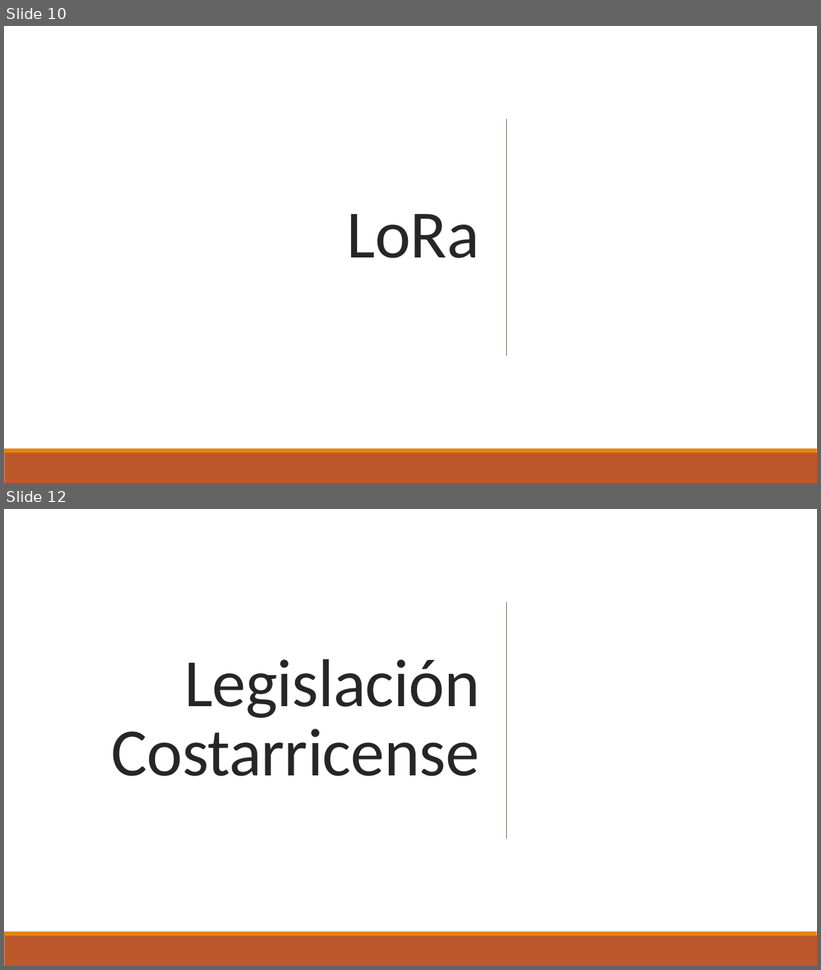
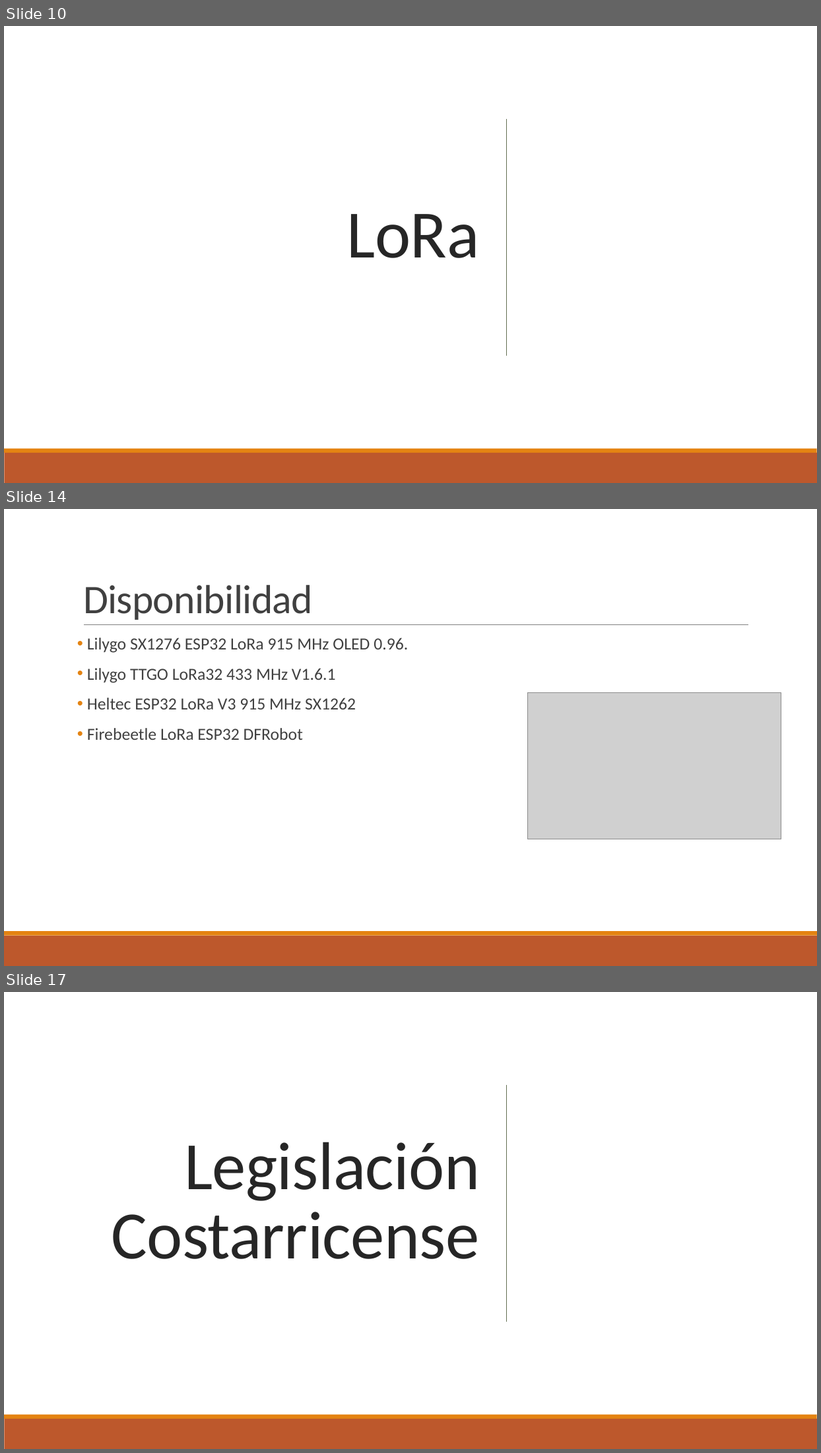
Before and after one commit to oscarconejoc/Taller_Integrador_Grupo6, a slide deck: Investigacion Inicial/Sistema de comunicaciones LoRa.pptx. Shown one above the other, each under a label of ours: slides 10 and 12 before the commit, slides 10, 14 and 17 after it; the slides between them are not shown. The pictures are 821x970 and 821x1453 pixels, drawn with LibreOffice and Linux fonts; fonts in the diff are those of the drawing; grey boxes stand for pictures. Boxes give left, top, right and bottom in pixels: in the first picture for what was removed or moved away, otherwise in the second. Text is boxed around its words. In the diff, an @@ line names an element or a change of style, - is before the commit and + after.

```diff
--- a/Investigacion Inicial/Sistema de comunicaciones LoRa.pptx
+++ b/Investigacion Inicial/Sistema de comunicaciones LoRa.pptx
@@ slide 14 added at [4, 509, 817, 966], background #FFFFFF @@
@@ title added at [83, 585, 313, 620], 48 pt, text #404040 @@
+Disponibilidad
@@ line added from (84, 625) to (748, 625), #808080 0.5 pt @@
@@ text added at [87, 638, 408, 740], 20 pt, text #404040 @@
+• Lilygo SX1276 ESP32 LoRa 915 MHz OLED 0.96.
+• Lilygo TTGO LoRa32 433 MHz V1.6.1
+• Heltec ESP32 LoRa V3 915 MHz SX1262
+• Firebeetle LoRa ESP32 DFRobot
@@ picture added at [528, 693, 781, 840] @@
@@ rectangle added at [4, 936, 817, 966], fill #BD582C @@
@@ rectangle added at [4, 931, 817, 936], fill #E48312 @@
@@ what was slide 12 is now slide 17 @@
```
Also in this commit, not shown: 6 other slides added, 2 slides removed.
